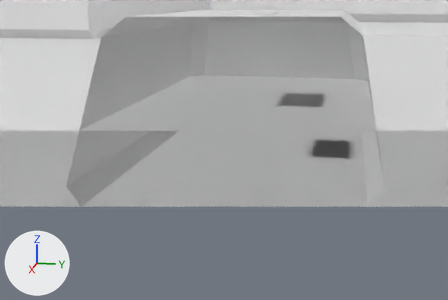
The Blender file assets/goldpit/goldpit.blend as it was, and as the next commit left it.
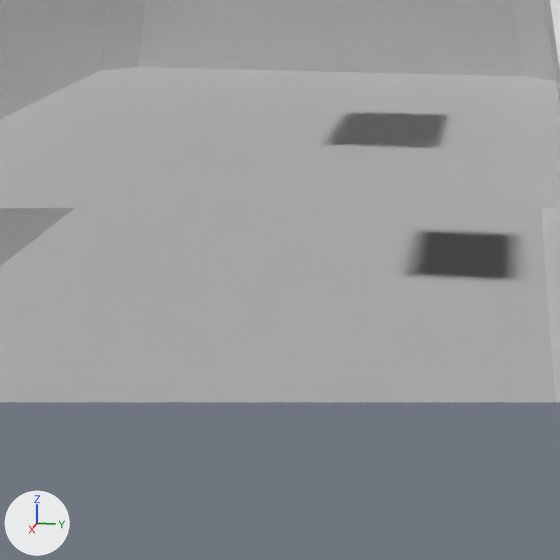
Each version is shown from a camera (50 mm lens) standing at (0.302, 0.047, 0.083) and looking at (0.002, -0.013, 0.008), then close up on the part from 34% to 82% of the width and 16% to 89% of the height. Lighting does not change. The marker at lower left points along +X, +Y and +Z. The last two pictures show the newer version. Everything nearer to the camera than a plane just in front of the edit is cut away.

Names of what the first close-up shows: 'civic_goldpit slab', 'prop_goldbar ingot'.
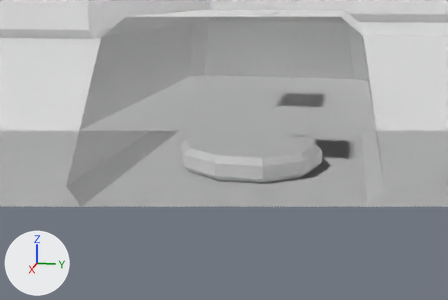
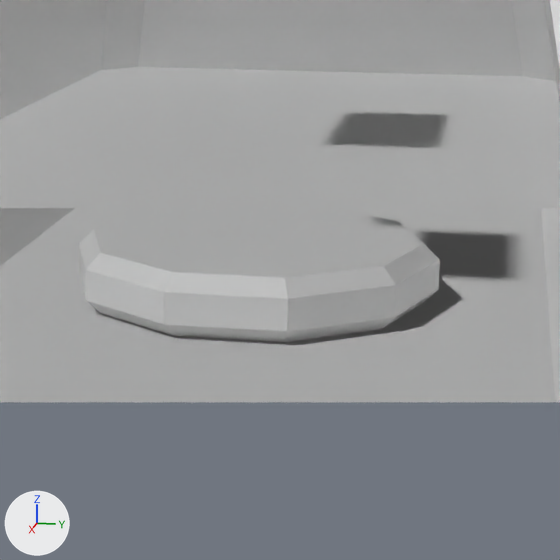
What differs and where, as boxes (x1, y1, x2, y2) in the close-ups (560 x 560 px):
```json
{"object": "prop_goldcoin disc", "change": "added", "after": [79, 208, 440, 343], "faces in mat_plain_bullion (white #e7e7e7)": [79, 208, 440, 331], "faces in mat_plain_polished_bevel (white #e7e7e7)": [79, 230, 440, 343]}
```

Scene script edits in JSON lines:
```json
{"op": "add", "block": "me_cylinder", "code": ["me_cylinder = bpy.data.meshes.new('Cylinder')", "me_cylinder.from_pydata(...)  # 40 vertices, 32 faces; spans x -0.0342..0.0342, y -0.036..0.036, z 0.0..0.012", "# faces by material slot: [12, 20]", "me_cylinder.materials.append(mat_plain_bullion)  # white #e7e7e7", "me_cylinder.materials.append(mat_plain_polished_bevel)  # white #e7e7e7"]}
{"op": "add", "block": "ob_prop_goldcoin_disc", "code": ["ob_prop_goldcoin_disc = bpy.data.objects.new('prop_goldcoin disc', me_cylinder)", "ob_prop_goldcoin_disc.location = (0.0, 0.0, 0.0)"]}
```
